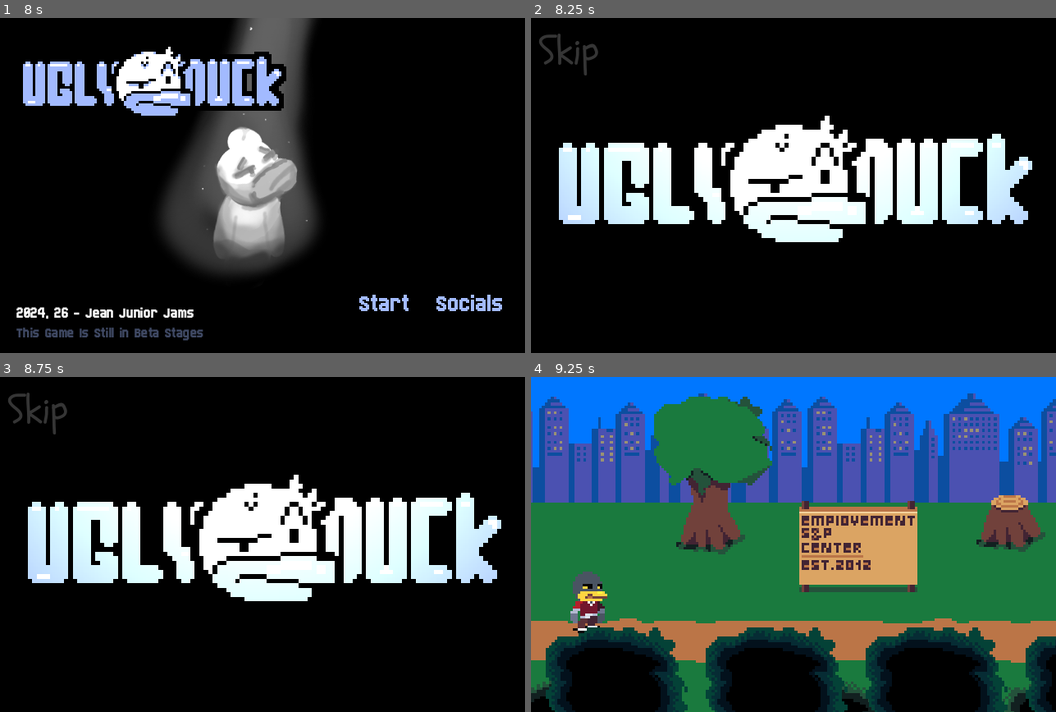
Above: before the commit, frames 1-4 (two rows, left to right).
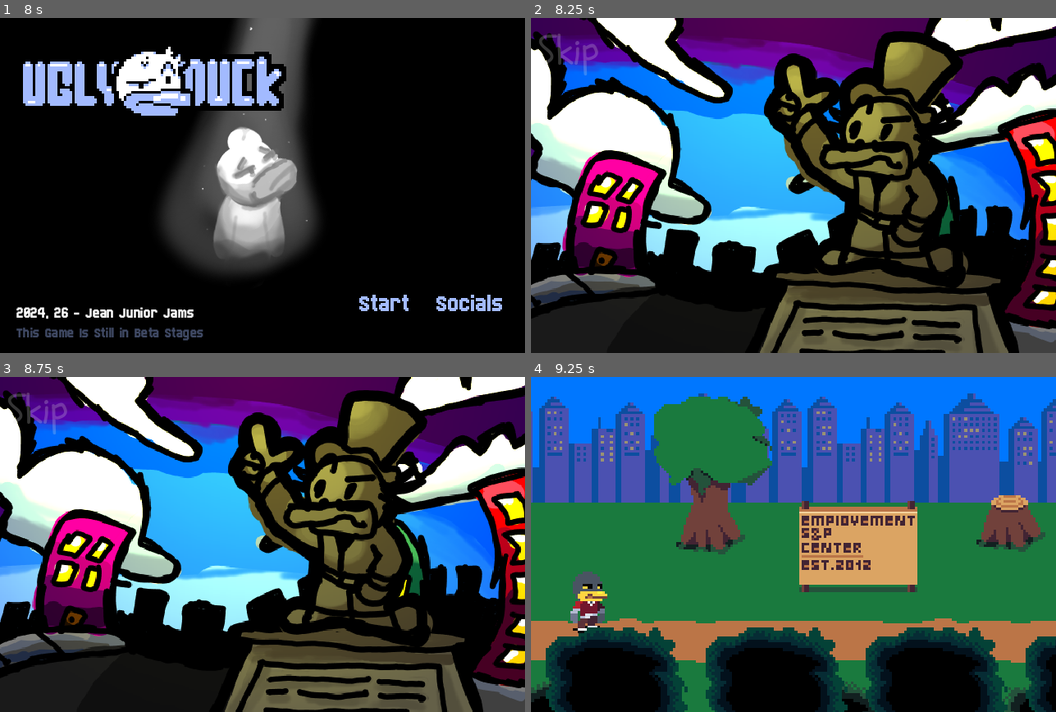
Above: after the commit, the same moments.

Repository: jaytheoff/Jean-Junior-s-Uglyduck
Game: Godot game, scene res://Scenes/Splash Screen.tscn
Two runs of this game, one before a commit and one after it. Both use one fixed random seed, a clock stepped at 60 frames per second and the inputs below.
Inputs:
- Up to frame 1 (8 s): tap Enter (Any) at 0.5, 0.6, 1.35, 2.1, 2.75, 2.85, 3.6, 4.25, 4.35, 5.1, 5.85, 6.6, 7.35 s; hold Right (Right) 0.53-1.28 s; hold S (Down) 1.28-2.03 s; tap Space at 2, 3.5, 6.5 s; hold Right (Right) 2.03-2.78 s; hold Up (Up) 2.78-3.53 s; hold Left (Left) 3.53-5.03 s; hold S (Down) 5.03-5.78 s; hold Right (Right) 5.78-6.53 s; hold Up (Up) 6.53-7.28 s; hold Right (Right) from 7.28 s (still down)
- Up to frame 2 (8.25 s): release Right (Right) at 8 s; click "Start" at 8 s
- Up to frame 3 (8.75 s): no input
- Up to frame 4 (9.25 s): click "Skip" at 8.75 s

Frame 1 is identical in both runs. In frame 2, 67% of the frame differs, in the area x 0-100%, y 0-100%; in frame 3, 67%; in frame 4, nothing differs.
Error before the commit: Invalid access to property or key 'GamePhase' on a base object of type 'Nil'. (res://Scripts/prologue.gd:6)
Error after the commit: Invalid access to property or key 'GamePhase' on a base object of type 'Nil'. (res://Scripts/Employement)

Commit message:
[2026-6-18] Game Collapsed
Afterwards Transfering back to linux the entire game broke!, all the progress i have done is no longer important!

switching to Godot 4.7 Absolutely broke everything and i'm going to have to do a clean old recode :(

SO much effort just for it break!
I'm currently losing motivation to do anything, there is to much inconviences it's way to frustrating.

Diff:
--- a/Scenes/Employement Support Center/Exterior.tscn
+++ b/Scenes/Employement Support Center/Exterior.tscn
@@ -317,7 +317,7 @@
 "duration": 1.0,
 "texture": SubResource("AtlasTexture_1lupt")
 }],
-"loop": true,
+"loop": 1,
 "name": &"Idle_L",
 "speed": 8.0
 }, {
@@ -340,7 +340,7 @@
 "duration": 1.0,
 "texture": SubResource("AtlasTexture_u0q5h")
 }],
-"loop": true,
+"loop": 1,
 "name": &"Idle_R",
 "speed": 7.0
 }]
--- a/Scripts/Employement S&P center/exterior.gd
+++ b/Scripts/Employement S&P center/exterior.gd
@@ -4,36 +4,32 @@
 signal player_immovable
 
 @onready var anim: AnimationPlayer = $AnimationPlayer
-@onready var parallax: Parallax2D = $Parallax2D
 var follow_player:bool = false
 
 # Called when the node enters the scene tree for the first time.
 func _ready() -> void:
-	Global.first_game_phase = Global.GamePhase.post_prologue
 
+	match Global.GamePhase:
+		"post_prologue":
 
+			# Disable Player
+			emit_signal("player_immovable")
+			anim.play("Fade out")
 
-	# Disable Player
-	emit_signal("player_immovable")
+			#Move Camera to player
+			var tween = create_tween()
+			tween.tween_property($Camera2D, "position", Vector2($Player.position.x, $Player.position.y), 6.0)
+			await tween.finished
+			follow_player = true
+			anim.play("Exterior")
 
-	anim.play("Fade out")
+			#Player Does Dialogue
+			await Dialogue.show_text("Finally.. Today is the day my life will change..", "Uglyduck (YOU)")
+			await Dialogue.show_text("Hopefully everything things goes right and i get hired..", "Uglyduck (YOU)")
+			Dialogue.hide_text()
 
-	#Move Camera to player
-	var tween = create_tween()
-	tween.tween_property($Camera2D, "position", Vector2($Player.position.x, $Player.position.y), 6.0)
-	await tween.finished
-	follow_player = true
-	anim.play("Exterior")
-
-
-
-	await Dialogue.show_text("Finally.. Today is the day my life will change..", "Uglyduck (YOU)")
-	await Dialogue.show_text("Hopefully everything things goes right and i get hired..", "Uglyduck (YOU)")
-	Dialogue.hide_text()
-
-	#after animation of camera moving player is able to move againnnn twin
-	emit_signal("player_movable")
-
+			#after animation of camera moving player is able to move againnnn twin
+			emit_signal("player_movable")
 
 # Called every frame. 'delta' is the elapsed time since the previous frame.
 func _process(_delta: float) -> void:
--- a/Scripts/Global/Global.gd
+++ b/Scripts/Global/Global.gd
@@ -3,18 +3,14 @@
 @export var text_scroll_speed: float = 1.0
 @export var record_mode: bool = false
 
-var first_game_phase: GamePhase = GamePhase.post_prologue
-var sec_game_phase: GamePhase = GamePhase.early_game
-var third_game_phase: GamePhase = GamePhase.mid_game
-var fourth_game_phase: GamePhase = GamePhase.late_game
-var fifth_game_phase: GamePhase = GamePhase.finale
+enum GamePhase {
+	start,
+	post_prologue,
+	early_game,
+	mid_game,
+	late_game,
+	end,
+	none
+}
 
-enum GamePhase {
-    cutscene,
-    post_prologue,
-    early_game,
-    mid_game,
-    late_game,
-    finale,
-    none
-}
+var current_game_phase : GamePhase = GamePhase.post_prologue
--- a/Scripts/prologue.gd
+++ b/Scripts/prologue.gd
@@ -3,7 +3,6 @@
 @onready var anim: AnimationPlayer = $AnimationPlayer
 
 func _ready() -> void:
-	Global.current_game_phase = Global.GamePhase.cutscene
 	anim.play("Prologue")
 
 func _finish():
--- a/project.godot
+++ b/project.godot
@@ -17,7 +17,7 @@
 config/name="Jean Juniors: Uglyduck"
 config/description="A Game About an uglyduck hustling threw life"
 run/main_scene="uid://6lo43iblfhtd"
-config/features=PackedStringArray("4.6", "Forward Plus")
+config/features=PackedStringArray("4.7", "Forward Plus")
 boot_splash/bg_color=Color(0, 0, 0, 1)
 boot_splash/image="uid://ccyvf2b2qevxy"
 config/icon="uid://ciufv6q2nujre"
Not shown: 1 places in Scenes/Employement Support Center/Exterior.tscn that only renumber resources
Not shown: 1 places in Scenes/Splash Screen.tscn that only renumber resources
